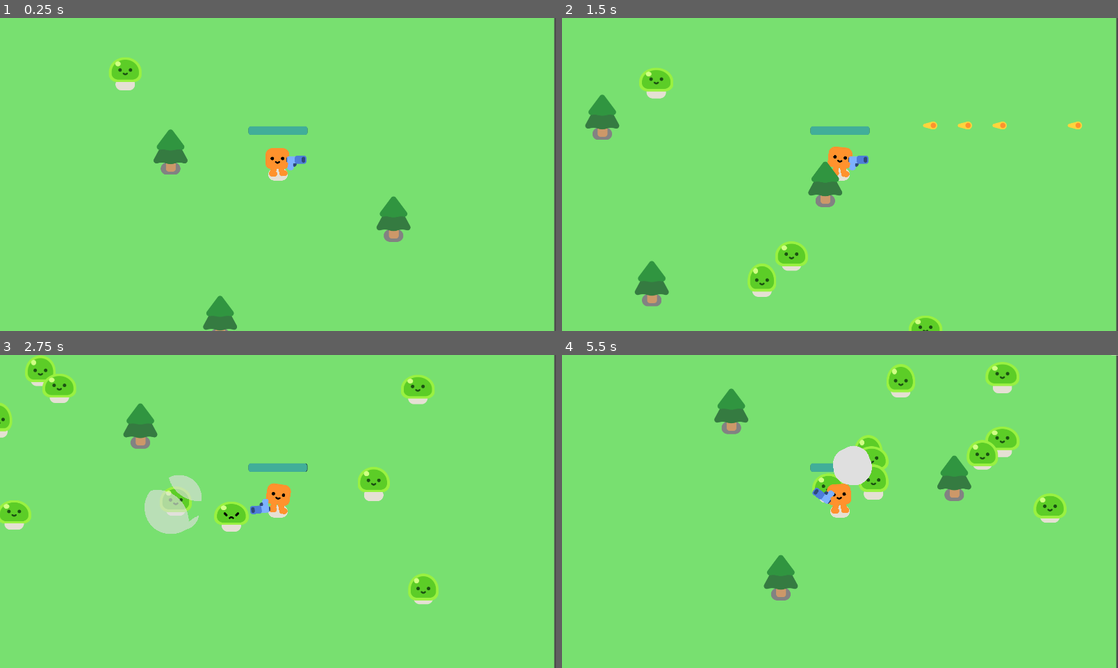
Above: before the commit, frames 1-4 (two rows, left to right).
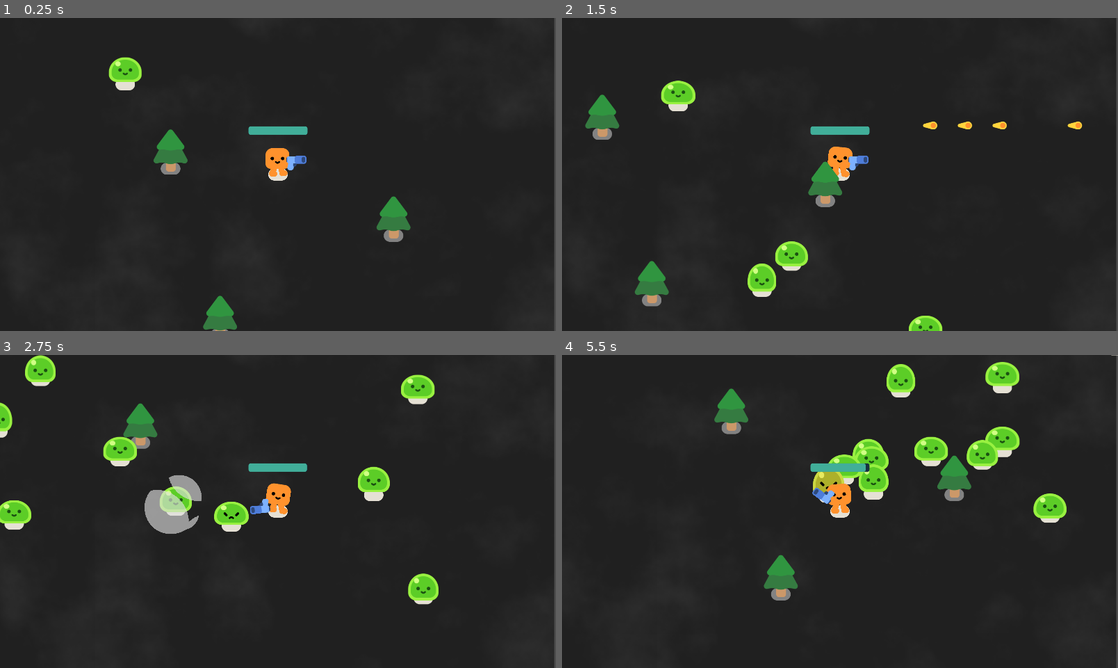
Above: after the commit, the same moments.

Repository: SK1PPR/byog24
Game: Godot game, scene res://survivor_game.tscn
Two runs of this game, one before a commit and one after it. Both use one fixed random seed, a clock stepped at 60 frames per second and the inputs below.
Inputs:
- Up to frame 1 (0.25 s): no input
- Up to frame 2 (1.5 s): hold D (move_right) 0.53-1.28 s; hold S (move_down) from 1.28 s (still down)
- Up to frame 3 (2.75 s): release S (move_down) at 2.03 s; hold D (move_right) from 2.03 s (still down)
- Up to frame 4 (5.5 s): release D (move_right) at 2.78 s; hold W (move_up) 2.78-3.53 s; hold A (move_left) 3.53-5.03 s; hold S (move_down) from 5.03 s (still down)

The runs differ from the first frame. In frame 1, 97% of the frame differs, in the area x 0-100%, y 0-100%; in frame 2, 96%; in frame 3, 95%; in frame 4, 95%.

Commit message:
heh, mid

Diff:
--- /dev/null
+++ b/clouds.gdshader
@@ -0,0 +1,142 @@
+shader_type canvas_item;
+
+uniform vec2 resolution = vec2(1024.0, 600.0);
+uniform vec2 light_direction = vec2(0.5, -0.5); // Direction of the sunlight
+uniform float shadow_strength = 0.5; // Strength of the shadows
+uniform float cloud_height = 1000.0; // Simulated height of the clouds
+uniform vec3 GROUND_COLOR = vec3(1, 0.7, 0.9); // Sandy ground color
+
+// Constants
+const float CLOUD_COVERAGE = 0.64;
+const float CLOUD_DETAIL_COVERAGE = 0.16;
+const float CLOUD_SPEED = 3.0;
+const float CLOUD_DETAIL_SPEED = 2.0;
+
+float hash12(vec2 p) {
+    uvec2 q = uvec2(ivec2(p)) * uvec2(1597334673u, 3812015801u);
+    uint n = (q.x ^ q.y) * 1597334673u;
+    return float(n) * (1.0 / float(0xffffffffu));
+}
+
+vec2 hash22(vec2 p) {
+    uvec2 q = uvec2(ivec2(p)) * uvec2(1597334673u, 3812015801u);
+    q = (q.x ^ q.y) * uvec2(1597334673u, 3812015801u);
+    return vec2(q) * (1.0 / float(0xffffffffu));
+}
+
+float remap(float x, float a, float b, float c, float d) {
+    return (((x - a) / (b - a)) * (d - c)) + c;
+}
+
+// Noise functions
+float perlin_noise(vec2 x) {
+    vec2 i = floor(x);
+    vec2 f = fract(x);
+
+    float a = hash12(i);
+    float b = hash12(i + vec2(1.0, 0.0));
+    float c = hash12(i + vec2(0.0, 1.0));
+    float d = hash12(i + vec2(1.0, 1.0));
+
+    vec2 u = f * f * (3.0 - 2.0 * f);
+    return mix(a, b, u.x) + (c - a) * u.y * (1.0 - u.x) + (d - b) * u.x * u.y;
+}
+
+vec2 curl_noise(vec2 uv) {
+    vec2 eps = vec2(0.0, 1.0);
+
+    float n1, n2, a, b;
+    n1 = perlin_noise(uv + eps);
+    n2 = perlin_noise(uv - eps);
+    a = (n1 - n2) / (2.0 * eps.y);
+
+    n1 = perlin_noise(uv + eps.yx);
+    n2 = perlin_noise(uv - eps.yx);
+    b = (n1 - n2) / (2.0 * eps.y);
+
+    return vec2(a, -b);
+}
+
+float worley_noise(vec2 uv, float freq, float t, bool curl) {
+    uv *= freq;
+    uv += t + (curl ? curl_noise(uv * 2.0) : vec2(0.0));
+
+    vec2 id = floor(uv);
+    vec2 gv = fract(uv);
+
+    float min_dist = 100.0;
+    for (float y = -1.0; y <= 1.0; ++y) {
+        for (float x = -1.0; x <= 1.0; ++x) {
+            vec2 offset = vec2(x, y);
+            vec2 h = hash22(id + offset) * 0.8 + 0.1;
+            h += offset;
+            vec2 d = gv - h;
+            min_dist = min(min_dist, dot(d, d));
+        }
+    }
+
+    return min_dist;
+}
+
+float perlin_fbm(vec2 uv, float freq, float t) {
+    uv *= freq;
+    uv += t;
+    float amp = 0.5;
+    float noise = 0.0;
+    for (int i = 0; i < 8; ++i) {
+        noise += amp * perlin_noise(uv);
+        uv *= 1.9;
+        amp *= 0.55;
+    }
+    return noise;
+}
+
+vec4 worley_fbm(vec2 uv, float freq, float t, bool curl) {
+    float worley0 = 0.0;
+    if (freq < 4.0)
+        worley0 = 1.0 - worley_noise(uv, freq * 1.0, t * 1.0, false);
+    float worley1 = 1.0 - worley_noise(uv, freq * 2.0, t * 2.0, curl);
+    float worley2 = 1.0 - worley_noise(uv, freq * 4.0, t * 4.0, curl);
+    float worley3 = 1.0 - worley_noise(uv, freq * 8.0, t * 8.0, curl);
+    float worley4 = 1.0 - worley_noise(uv, freq * 16.0, t * 16.0, curl);
+
+    float fbm0 = (freq > 4.0 ? 0.0 : worley0 * 0.625 + worley1 * 0.25 + worley2 * 0.125);
+    float fbm1 = worley1 * 0.625 + worley2 * 0.25 + worley3 * 0.125;
+    float fbm2 = worley2 * 0.625 + worley3 * 0.25 + worley4 * 0.125;
+    float fbm3 = worley3 * 0.75 + worley4 * 0.25;
+    return vec4(fbm0, fbm1, fbm2, fbm3);
+}
+
+float clouds(vec2 uv, float t) {
+    float coverage = hash12(vec2(uv.x * (resolution.x / resolution.y), uv.y)) *
+        0.1 + ((clamp(CLOUD_COVERAGE, 0.0, 1.0) * 1.6) * 0.5 + 0.5);
+    float pfbm = perlin_fbm(uv, 2.0, t);
+    vec4 wfbm_low_freq = worley_fbm(uv, 1.6, t * CLOUD_SPEED, false);
+    vec4 wfbm_high_freq = worley_fbm(uv, 8.0, t * CLOUD_DETAIL_SPEED, true);
+    float perlin_worley = remap(abs(pfbm * 2.0 - 1.0),
+                               1.0 - wfbm_low_freq.r, 1.0, 0.0, 1.0);
+    perlin_worley = remap(perlin_worley, 1.0 - coverage, 1.0, 0.0, 1.0) * coverage;
+    float worley_low_freq = wfbm_low_freq.g * 0.625 + wfbm_low_freq.b * 0.25
+        + wfbm_low_freq.a * 0.125;
+    float worley_high_freq = wfbm_high_freq.g * 0.625 + wfbm_high_freq.b * 0.25
+        + wfbm_high_freq.a * 0.125;
+    float c = remap(perlin_worley, (worley_low_freq - 1.0) * 0.64, 1.0, 0.0, 1.0);
+    c = remap(c, worley_high_freq * CLOUD_DETAIL_COVERAGE, 1.0, 0.0, 1.0);
+    return max(0.0, c);
+}
+
+void fragment() {
+    vec2 uv = FRAGCOORD.xy / resolution.y;
+    float t = mod(TIME + 600.0, 7200.0) * 0.03;
+
+
+    vec2 shadow_offset = light_direction * (cloud_height / resolution.y);
+    vec2 shadow_uv = uv + shadow_offset;
+
+    float shadow_density = clouds(shadow_uv, t);
+
+    vec3 ground_color = GROUND_COLOR; // Sandy ground color
+    vec3 shadow_color = ground_color / (1.0 - shadow_density * shadow_strength);
+
+    COLOR = vec4(shadow_color, 1.0);
+}
--- /dev/null
+++ b/mob1.gd
@@ -0,0 +1,45 @@
+extends CharacterBody2D
+
+var health = 3
+
+@onready var player = get_node("/root/Game/Player")
+
+var rng = RandomNumberGenerator.new()
+
+func _ready():
+	$Slime.play_walk()
+
+func type0movement(direction):
+	return direction* 300.0
+
+func type1movement(direction):
+	direction[1] = direction[1]*5000.0
+	direction[0] = direction[0]*10000.0
+	return direction
+
+func type2movement(direction):
+	direction[1] = direction[1]*10000.0
+	direction[0] = direction[0]*5000.0
+	return direction
+
+func _physics_process(_delta):
+	var direction = global_position.direction_to(player.global_position)
+	var enemy_type = rng.randi_range(0, 50)
+	if enemy_type == 1:
+		velocity = type1movement(direction)
+	elif enemy_type == 2:
+		velocity = type2movement(direction)
+	else:
+		velocity = type0movement(direction)
+	move_and_slide()
+
+func take_damage():
+	health -= 1
+	$Slime.play_hurt()
+	if health == 0:
+		queue_free()
+
+		const SMOKE = preload("res://smoke_explosion/smoke_explosion.tscn")
+		var smoke = SMOKE.instantiate()
+		get_parent().add_child(smoke)
+		smoke.global_position = global_position
--- a/mob.tscn
+++ b/mob1.tscn
@@ -1,16 +1,16 @@
 [gd_scene load_steps=4 format=3 uid="uid://deondmpipecw3"]
 
-[ext_resource type="PackedScene" uid="uid://ogik4s70pgwl" path="res://characters/slime/slime.tscn" id="1_8m8sx"]
-[ext_resource type="Script" path="res://mob.gd" id="1_e1qcw"]
+[ext_resource type="Script" path="res://mob1.gd" id="1_o78ss"]
+[ext_resource type="PackedScene" uid="uid://ogik4s70pgwl" path="res://characters/slime/slime.tscn" id="2_mmf7n"]
 
 [sub_resource type="CircleShape2D" id="CircleShape2D_7vsyw"]
 radius = 46.0435
 
 [node name="Mob" type="CharacterBody2D"]
 collision_layer = 2
-script = ExtResource("1_e1qcw")
+script = ExtResource("1_o78ss")
 
-[node name="Slime" parent="." instance=ExtResource("1_8m8sx")]
+[node name="Slime" parent="." instance=ExtResource("2_mmf7n")]
 
 [node name="CollisionShape2D" type="CollisionShape2D" parent="."]
 position = Vector2(0, -29)
--- a/mob.gd
+++ b/mob2.gd
@@ -9,7 +9,7 @@
 
 func _physics_process(_delta):
 	var direction = global_position.direction_to(player.global_position)
-	velocity = direction * 300.0
+	velocity = direction*300.0
 	move_and_slide()
 
 func take_damage():
--- /dev/null
+++ b/mob2.tscn
@@ -0,0 +1,17 @@
+[gd_scene load_steps=4 format=3 uid="uid://frhhprjg8xrl"]
+
+[ext_resource type="Script" path="res://mob2.gd" id="1_v5vy1"]
+[ext_resource type="PackedScene" uid="uid://ogik4s70pgwl" path="res://characters/slime/slime.tscn" id="2_27whl"]
+
+[sub_resource type="CircleShape2D" id="CircleShape2D_7vsyw"]
+radius = 46.0435
+
+[node name="Mob" type="CharacterBody2D"]
+collision_layer = 2
+script = ExtResource("1_v5vy1")
+
+[node name="Slime" parent="." instance=ExtResource("2_27whl")]
+
+[node name="CollisionShape2D" type="CollisionShape2D" parent="."]
+position = Vector2(0, -29)
+shape = SubResource("CircleShape2D_7vsyw")
--- /dev/null
+++ b/mob3.gd
@@ -0,0 +1,45 @@
+extends CharacterBody2D
+
+var health = 3
+
+@onready var player = get_node("/root/Game/Player")
+
+var rng = RandomNumberGenerator.new()
+
+func _ready():
+	$Slime.play_walk()
+
+func type0movement(direction):
+	return direction* 300.0
+
+func type1movement(direction):
+	direction[1] = direction[1]*5000.0
+	direction[0] = direction[0]*10000.0
+	return direction
+
+func type2movement(direction):
+	direction[1] = direction[1]*10000.0
+	direction[0] = direction[0]*5000.0
+	return direction
+
+func _physics_process(_delta):
+	var direction = global_position.direction_to(player.global_position)
+	var enemy_type = rng.randi_range(0, 50)
+	if enemy_type == 1:
+		velocity = type1movement(direction)
+	elif enemy_type == 2:
+		velocity = type2movement(direction)
+	else:
+		velocity = type0movement(direction)
+	move_and_slide()
+
+func take_damage():
+	health -= 1
+	$Slime.play_hurt()
+	if health == 0:
+		queue_free()
+
+		const SMOKE = preload("res://smoke_explosion/smoke_explosion.tscn")
+		var smoke = SMOKE.instantiate()
+		get_parent().add_child(smoke)
+		smoke.global_position = global_position
--- /dev/null
+++ b/mob3.tscn
@@ -0,0 +1,19 @@
+[gd_scene load_steps=4 format=3 uid="uid://c732qgfvsx5ly"]
+
+[ext_resource type="Script" path="res://mob3.gd" id="1_03dqs"]
+[ext_resource type="PackedScene" uid="uid://ogik4s70pgwl" path="res://characters/slime/slime.tscn" id="2_bu6h2"]
+
+[sub_resource type="CircleShape2D" id="CircleShape2D_7vsyw"]
+radius = 46.0435
+
+[node name="Mob" type="CharacterBody2D"]
+collision_layer = 2
+script = ExtResource("1_03dqs")
+
+[node name="Slime" parent="." instance=ExtResource("2_bu6h2")]
+
+[node name="CollisionShape2D" type="CollisionShape2D" parent="."]
+position = Vector2(0, -29)
+shape = SubResource("CircleShape2D_7vsyw")
+
+[node name="Timer" type="Timer" parent="."]
--- a/player.tscn
+++ b/player.tscn
@@ -1,8 +1,9 @@
-[gd_scene load_steps=8 format=3 uid="uid://fodxm0v5s6gy"]
+[gd_scene load_steps=10 format=3 uid="uid://fodxm0v5s6gy"]
 
 [ext_resource type="Script" path="res://player.gd" id="1_7vb50"]
 [ext_resource type="PackedScene" uid="uid://pbmyh1qru7p" path="res://characters/happy_boo/happy_boo.tscn" id="1_th4dc"]
 [ext_resource type="PackedScene" uid="uid://c3t4pyh0qgwhc" path="res://gun.tscn" id="3_bnp2v"]
+[ext_resource type="Shader" path="res://clouds.gdshader" id="4_4j0lf"]
 
 [sub_resource type="CircleShape2D" id="CircleShape2D_f8yj5"]
 radius = 34.0147
@@ -23,6 +24,14 @@
 corner_radius_top_right = 8
 corner_radius_bottom_right = 8
 corner_radius_bottom_left = 8
+
+[sub_resource type="ShaderMaterial" id="ShaderMaterial_er0ci"]
+shader = ExtResource("4_4j0lf")
+shader_parameter/resolution = Vector2(1024, 600)
+shader_parameter/light_direction = Vector2(0.5, -0.5)
+shader_parameter/shadow_strength = 0.5
+shader_parameter/cloud_height = 10000.0
+shader_parameter/GROUND_COLOR = Vector3(0.125, 0.125, 0.125)
 
 [node name="Player" type="CharacterBody2D"]
 script = ExtResource("1_7vb50")
@@ -56,3 +65,12 @@
 theme_override_styles/fill = SubResource("StyleBoxFlat_symqq")
 value = 100.0
 show_percentage = false
+
+[node name="CanvasLayer" type="CanvasLayer" parent="."]
+layer = -30
+
+[node name="ColorRect" type="ColorRect" parent="CanvasLayer"]
+material = SubResource("ShaderMaterial_er0ci")
+offset_right = 1914.0
+offset_bottom = 1081.0
+color = Color(0.470156, 0.876046, 0.439158, 1)
--- a/project.godot
+++ b/project.godot
@@ -12,60 +12,60 @@
 
 Settings/Preview_Perspective=2
 Settings/Library_Save_File_Location=1
-Shortcuts/Change_Placement_Plane_Position=Object(Shortcut,"r …(276 unchanged characters)… l_keycode":0,"key_label":0,"unicode":0,"location":0,"echo":false,"script":null)
+Shortcuts/Change_Placement_Plane_Position=Object(Shortcut,"r …(276 unchanged characters)… l_keycode":0,"key_label":0,"unicode":0,"echo":false,"script":null)
 ],"script":null)
 
-Shortcuts/Transform_Asset_Blueprint=Object(Shortcut,"resourc …(270 unchanged characters)… l_keycode":0,"key_label":0,"unicode":0,"location":0,"echo":false,"script":null)
-, Object(InputEventKey,"resource_local_to_scene":false,"resource_name":"","device":0,"window_id":0,"alt_pressed":false,"shift_pressed":false,"ctrl_pressed":false,"meta_pressed":false,"pressed":true,"keycode":82,"physical_keycode":0,"key_label":0,"unicode":0,"location":0,"echo":false,"script":null)
+Shortcuts/Transform_Asset_Blueprint=Object(Shortcut,"resourc …(270 unchanged characters)… l_keycode":0,"key_label":0,"unicode":0,"echo":false,"script":null)
+, Object(InputEventKey,"resource_local_to_scene":false,"resource_name":"","device":0,"window_id":0,"alt_pressed":false,"shift_pressed":false,"ctrl_pressed":false,"meta_pressed":false,"pressed":true,"keycode":82,"physical_keycode":0,"key_label":0,"unicode":0,"echo":false,"script":null)
 ],"script":null)
 
-Shortcuts/Select_Previous_Asset=Object(Shortcut,"resource_lo …(266 unchanged characters)… l_keycode":0,"key_label":0,"unicode":0,"location":0,"echo":false,"script":null)
+Shortcuts/Select_Previous_Asset=Object(Shortcut,"resource_lo …(266 unchanged characters)… l_keycode":0,"key_label":0,"unicode":0,"echo":false,"script":null)
 ],"script":null)
 
-Shortcuts/Select_Y_Z_Plane=Object(Shortcut,"resource_local_t …(261 unchanged characters)… l_keycode":0,"key_label":0,"unicode":0,"location":0,"echo":false,"script":null)
+Shortcuts/Select_Y_Z_Plane=Object(Shortcut,"resource_local_t …(261 unchanged characters)… l_keycode":0,"key_label":0,"unicode":0,"echo":false,"script":null)
 ],"script":null)
 
-Shortcuts/Select_X_Z_Plane=Object(Shortcut,"resource_local_t …(261 unchanged characters)… l_keycode":0,"key_label":0,"unicode":0,"location":0,"echo":false,"script":null)
+Shortcuts/Select_X_Z_Plane=Object(Shortcut,"resource_local_t …(261 unchanged characters)… l_keycode":0,"key_label":0,"unicode":0,"echo":false,"script":null)
 ],"script":null)
 
-Shortcuts/Select_X_Y_Plane=Object(Shortcut,"resource_local_t …(261 unchanged characters)… l_keycode":0,"key_label":0,"unicode":0,"location":0,"echo":false,"script":null)
+Shortcuts/Select_X_Y_Plane=Object(Shortcut,"resource_local_t …(261 unchanged characters)… l_keycode":0,"key_label":0,"unicode":0,"echo":false,"script":null)
 ],"script":null)
 
-Shortcuts/Reset_Transform=Object(Shortcut,"resource_local_to …(259 unchanged characters)… l_keycode":0,"key_label":0,"unicode":0,"location":0,"echo":false,"script":null)
+Shortcuts/Reset_Transform=Object(Shortcut,"resource_local_to …(259 unchanged characters)… l_keycode":0,"key_label":0,"unicode":0,"echo":false,"script":null)
 ],"script":null)
 
-Shortcuts/Rotate_Asset_90_Degrees_Around_X=Object(Shortcut," …(277 unchanged characters)… l_keycode":0,"key_label":0,"unicode":0,"location":0,"echo":false,"script":null)
+Shortcuts/Rotate_Asset_90_Degrees_Around_X=Object(Shortcut," …(277 unchanged characters)… l_keycode":0,"key_label":0,"unicode":0,"echo":false,"script":null)
 ],"script":null)
 
-Shortcuts/Rotate_Asset_90_Degrees_Around_Y=Object(Shortcut," …(277 unchanged characters)… l_keycode":0,"key_label":0,"unicode":0,"location":0,"echo":false,"script":null)
+Shortcuts/Rotate_Asset_90_Degrees_Around_Y=Object(Shortcut," …(277 unchanged characters)… l_keycode":0,"key_label":0,"unicode":0,"echo":false,"script":null)
 ],"script":null)
 
-Shortcuts/Rotate_Asset_90_Degrees_Around_Z=Object(Shortcut," …(277 unchanged characters)… l_keycode":0,"key_label":0,"unicode":0,"location":0,"echo":false,"script":null)
+Shortcuts/Rotate_Asset_90_Degrees_Around_Z=Object(Shortcut," …(277 unchanged characters)… l_keycode":0,"key_label":0,"unicode":0,"echo":false,"script":null)
 ],"script":null)
 
-Shortcuts/Flip_Asset_On_X_Axis=Object(Shortcut,"resource_loc …(265 unchanged characters)… l_keycode":0,"key_label":0,"unicode":0,"location":0,"echo":false,"script":null)
+Shortcuts/Flip_Asset_On_X_Axis=Object(Shortcut,"resource_loc …(265 unchanged characters)… l_keycode":0,"key_label":0,"unicode":0,"echo":false,"script":null)
 ],"script":null)
 
-Shortcuts/Flip_Asset_On_Y_Axis=Object(Shortcut,"resource_loc …(265 unchanged characters)… l_keycode":0,"key_label":0,"unicode":0,"location":0,"echo":false,"script":null)
+Shortcuts/Flip_Asset_On_Y_Axis=Object(Shortcut,"resource_loc …(265 unchanged characters)… l_keycode":0,"key_label":0,"unicode":0,"echo":false,"script":null)
 ],"script":null)
 
-Shortcuts/Flip_Asset_On_Z_Axis=Object(Shortcut,"resource_loc …(265 unchanged characters)… l_keycode":0,"key_label":0,"unicode":0,"location":0,"echo":false,"script":null)
+Shortcuts/Flip_Asset_On_Z_Axis=Object(Shortcut,"resource_loc …(265 unchanged characters)… l_keycode":0,"key_label":0,"unicode":0,"echo":false,"script":null)
 ],"script":null)
 
 Settings/Shortcut_Shift_Rotation_Step=45.0
-Shortcuts/Rotate_Asset_Secondary_Step_Degrees_Around_X=Objec …(288 unchanged characters)… l_keycode":0,"key_label":0,"unicode":0,"location":0,"echo":false,"script":null)
+Shortcuts/Rotate_Asset_Secondary_Step_Degrees_Around_X=Objec …(288 unchanged characters)… l_keycode":0,"key_label":0,"unicode":0,"echo":false,"script":null)
 ],"script":null)
 
-Shortcuts/Rotate_Asset_Secondary_Step_Degrees_Around_Y=Objec …(288 unchanged characters)… l_keycode":0,"key_label":0,"unicode":0,"location":0,"echo":false,"script":null)
+Shortcuts/Rotate_Asset_Secondary_Step_Degrees_Around_Y=Objec …(288 unchanged characters)… l_keycode":0,"key_label":0,"unicode":0,"echo":false,"script":null)
 ],"script":null)
 
-Shortcuts/Rotate_Asset_Secondary_Step_Degrees_Around_Z=Objec …(288 unchanged characters)… l_keycode":0,"key_label":0,"unicode":0,"location":0,"echo":false,"script":null)
+Shortcuts/Rotate_Asset_Secondary_Step_Degrees_Around_Z=Objec …(288 unchanged characters)… l_keycode":0,"key_label":0,"unicode":0,"echo":false,"script":null)
 ],"script":null)
 
-Shortcuts/Double_Snap_Step=Object(Shortcut,"resource_local_t …(265 unchanged characters)… l_keycode":0,"key_label":0,"unicode":0,"location":0,"echo":false,"script":null)
+Shortcuts/Double_Snap_Step=Object(Shortcut,"resource_local_t …(265 unchanged characters)… l_keycode":0,"key_label":0,"unicode":0,"echo":false,"script":null)
 ],"script":null)
 
-Shortcuts/Halve_Snap_Step=Object(Shortcut,"resource_local_to …(264 unchanged characters)… l_keycode":0,"key_label":0,"unicode":0,"location":0,"echo":false,"script":null)
+Shortcuts/Halve_Snap_Step=Object(Shortcut,"resource_local_to …(264 unchanged characters)… l_keycode":0,"key_label":0,"unicode":0,"echo":false,"script":null)
 ],"script":null)
 
 Settings/Use_Shift_instead_of_Alt=false
@@ -76,7 +76,7 @@
 
 config/name="Your First 2D Game With Godot 4: START (GDQuest)"
 run/main_scene="res://survivor_game.tscn"
-config/features=PackedStringArray("4.3", "Forward Plus")
+config/features=PackedStringArray("4.2", "Forward Plus")
 config/icon="res://icon.png"
 
 [display]
@@ -97,26 +97,26 @@
 
 move_left={
 "deadzone": 0.5,
-"events": [Object(InputEventKey,"resource_local_to_scene":fa …(171 unchanged characters)… keycode":65,"key_label":0,"unicode":97,"location":0,"echo":false,"script":null)
-, Object(InputEventKey,"resource_local_to_scene":false,"reso …(165 unchanged characters)… ode":4194319,"key_label":0,"unicode":0,"location":0,"echo":false,"script":null)
+"events": [Object(InputEventKey,"resource_local_to_scene":fa …(171 unchanged characters)… keycode":65,"key_label":0,"unicode":97,"echo":false,"script":null)
+, Object(InputEventKey,"resource_local_to_scene":false,"reso …(165 unchanged characters)… ode":4194319,"key_label":0,"unicode":0,"echo":false,"script":null)
 ]
 }
 move_right={
 "deadzone": 0.5,
-"events": [Object(InputEventKey,"resource_local_to_scene":fa …(172 unchanged characters)… eycode":68,"key_label":0,"unicode":100,"location":0,"echo":false,"script":null)
-, Object(InputEventKey,"resource_local_to_scene":false,"reso …(166 unchanged characters)… ode":4194321,"key_label":0,"unicode":0,"location":0,"echo":false,"script":null)
+"events": [Object(InputEventKey,"resource_local_to_scene":fa …(172 unchanged characters)… eycode":68,"key_label":0,"unicode":100,"echo":false,"script":null)
+, Object(InputEventKey,"resource_local_to_scene":false,"reso …(166 unchanged characters)… ode":4194321,"key_label":0,"unicode":0,"echo":false,"script":null)
 ]
 }
 move_up={
 "deadzone": 0.5,
-"events": [Object(InputEventKey,"resource_local_to_scene":fa …(172 unchanged characters)… eycode":87,"key_label":0,"unicode":119,"location":0,"echo":false,"script":null)
-, Object(InputEventKey,"resource_local_to_scene":false,"reso …(166 unchanged characters)… ode":4194320,"key_label":0,"unicode":0,"location":0,"echo":false,"script":null)
+"events": [Object(InputEventKey,"resource_local_to_scene":fa …(172 unchanged characters)… eycode":87,"key_label":0,"unicode":119,"echo":false,"script":null)
+, Object(InputEventKey,"resource_local_to_scene":false,"reso …(166 unchanged characters)… ode":4194320,"key_label":0,"unicode":0,"echo":false,"script":null)
 ]
 }
 move_down={
 "deadzone": 0.5,
-"events": [Object(InputEventKey,"resource_local_to_scene":fa …(172 unchanged characters)… eycode":83,"key_label":0,"unicode":115,"location":0,"echo":false,"script":null)
-, Object(InputEventKey,"resource_local_to_scene":false,"reso …(166 unchanged characters)… ode":4194322,"key_label":0,"unicode":0,"location":0,"echo":false,"script":null)
+"events": [Object(InputEventKey,"resource_local_to_scene":fa …(172 unchanged characters)… eycode":83,"key_label":0,"unicode":115,"echo":false,"script":null)
+, Object(InputEventKey,"resource_local_to_scene":false,"reso …(166 unchanged characters)… ode":4194322,"key_label":0,"unicode":0,"echo":false,"script":null)
 ]
 }
 
--- a/survivor_game.gd
+++ b/survivor_game.gd
@@ -1,7 +1,16 @@
 extends Node2D
 
+var rng = RandomNumberGenerator.new()
+
 func spawn_mob():
-	var new_mob = preload("res://mob.tscn").instantiate()
+	var enemy_type = rng.randi_range(0, 10)
+	var new_mob
+	if enemy_type == 0:
+		new_mob = preload("res://mob1.tscn").instantiate()
+	elif enemy_type == 1:
+		new_mob = preload("res://mob2.tscn").instantiate()
+	else:
+		new_mob = preload("res://mob2.tscn").instantiate()
 	%PathFollow2D.progress_ratio = randf()
 	new_mob.global_position = %PathFollow2D.global_position
 	add_child(new_mob)
--- a/survivor_game.tscn
+++ b/survivor_game.tscn
@@ -3,7 +3,7 @@
 [ext_resource type="Script" path="res://survivor_game.gd" id="1_5e3k3"]
 [ext_resource type="PackedScene" uid="uid://fodxm0v5s6gy" path="res://player.tscn" id="1_jaq02"]
 [ext_resource type="PackedScene" uid="uid://celgfccesovw7" path="res://tree.tscn" id="2_y1j85"]
-[ext_resource type="PackedScene" uid="uid://deondmpipecw3" path="res://mob.tscn" id="3_fcxp3"]
+[ext_resource type="PackedScene" uid="uid://deondmpipecw3" path="res://mob1.tscn" id="3_fcxp3"]
 
 [sub_resource type="Curve2D" id="Curve2D_553bb"]
 _data = {
@@ -14,14 +14,6 @@
 [node name="Game" type="Node2D"]
 y_sort_enabled = true
 script = ExtResource("1_5e3k3")
-
-[node name="CanvasLayer" type="CanvasLayer" parent="."]
-layer = -30
-
-[node name="ColorRect" type="ColorRect" parent="CanvasLayer"]
-offset_right = 1914.0
-offset_bottom = 1081.0
-color = Color(0.470156, 0.876046, 0.439158, 1)
 
 [node name="Player" parent="." instance=ExtResource("1_jaq02")]
 position = Vector2(592, 349)
